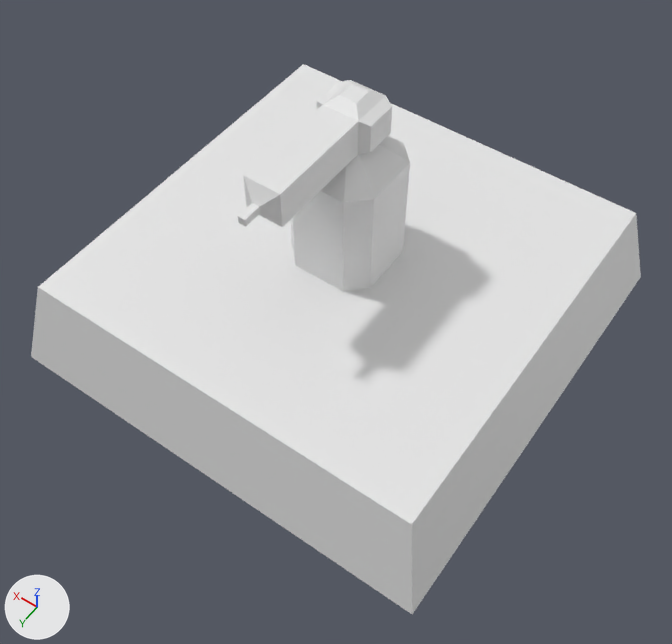
One commit to the FBX model Assets/_Project/Art/Models/FBX/Turrets/Turret-Minigun.fbx: the scene before it, then after it.
One viewpoint serves both versions: a 50 mm lens placed at (-7.52, 10.93, 16.48), pointed at (-0.75, 1.45, 1.57). Arrows for +X, +Y and +Z are at lower left; the lights stay in place. Where no turn or scale is listed for an object, it has been applied to the vertices.

Script lines for the objects in view, before the commit:
```python
me_cube = bpy.data.meshes.new('Cube')
me_cube.from_pydata([(4.5, 4.5, 2.0), (5.0, 5.0, -0.25), (4.5, -4.5, 2.0), (5.0, -5.0, -0.25), (-4.5, 4.5, 2.0), (-5.0, 5.0, -0.25), (-4.5, -4.5, 2.0), (-5.0, -5.0, -0.25)], [], [(0, 4, 6, 2), (3, 2, 6, 7), (7, 6, 4, 5), (5, 1, 3, 7), (1, 0, 2, 3), (5, 4, 0, 1)])
me_cube.materials.append(mat_material)  # white #e7e7e7
me_cube_001 = bpy.data.meshes.new('Cube.001')
me_cube_001.from_pydata(...)  # 24 vertices, 18 faces; spans x -1.0..1.0, y -1.0..1.0, z -2.01..0.99
me_cube_002 = bpy.data.meshes.new('Cube.002')
me_cube_002.from_pydata(...)  # 36 vertices, 34 faces; spans x -0.59..0.59, y 0.0..0.92, z -3.07..0.71
ob_turretbarrel = bpy.data.objects.new('TurretBarrel', me_cube_002)
ob_turretbarrel.location = (0.0, 0.0, 5.0)
ob_turretbarrel.rotation_euler = (1.571, 0.0, 0.0)  # degrees (90, 0, 0)
ob_turretpillar = bpy.data.objects.new('TurretPillar', me_cube_001)
ob_turretpillar.location = (0.0, 0.0, 4.01)
ob_turretpodium = bpy.data.objects.new('TurretPodium', me_cube)
ob_turretpodium.location = (0.0, 0.0, 0.0)
```
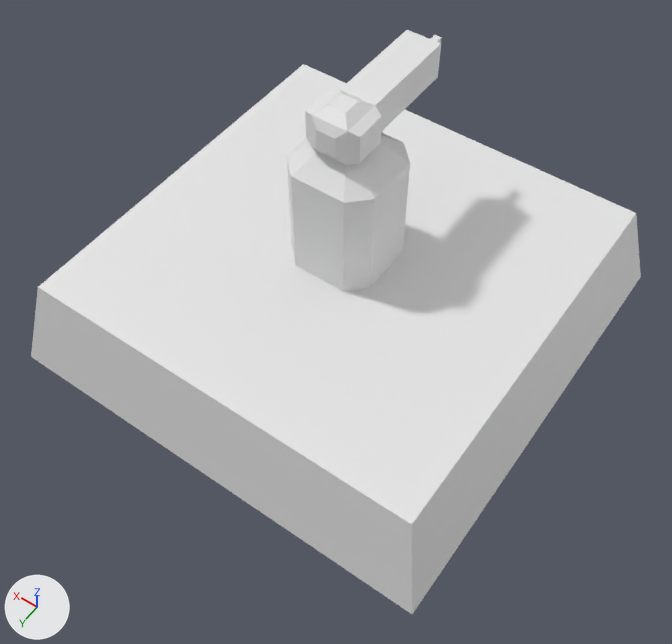
Commit message: SC - Rotated turret barrel 180'

Where the change shows, as pixel boxes (x1, y1, x2, y2) in the pictures (672 x 644 px):
'TurretBarrel', turned: before (238, 80, 392, 227); after (305, 30, 442, 165)

Edits to the bpy script that builds the scene:
```text
Change ob_turretbarrel:
    ob_turretbarrel.rotation_euler: (1.571, 0.0, 0.0) -> (1.571, 0.0, -3.142)  # degrees (90, 0, 0) -> degrees (90, 0, -180)
```
